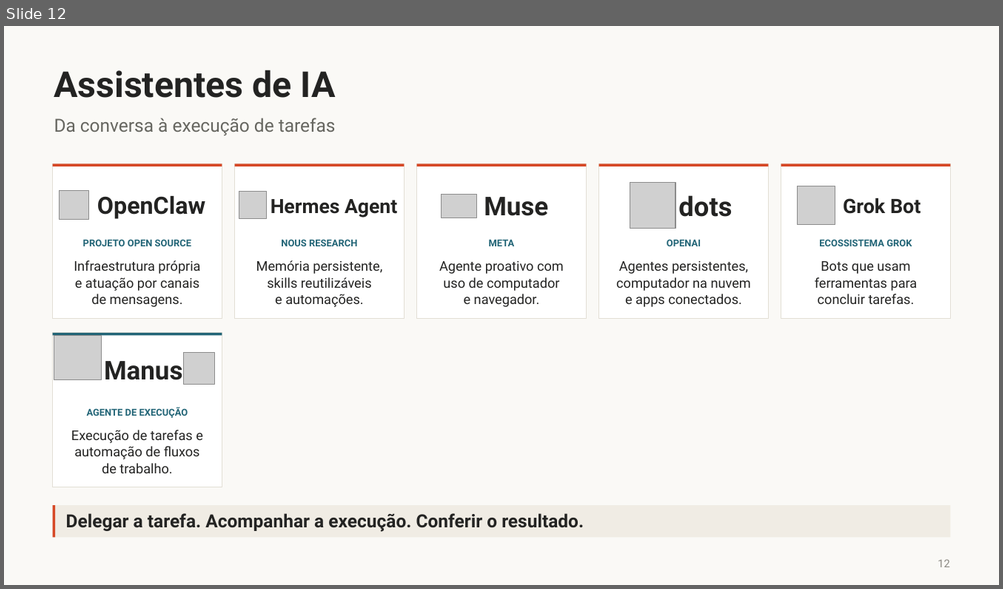
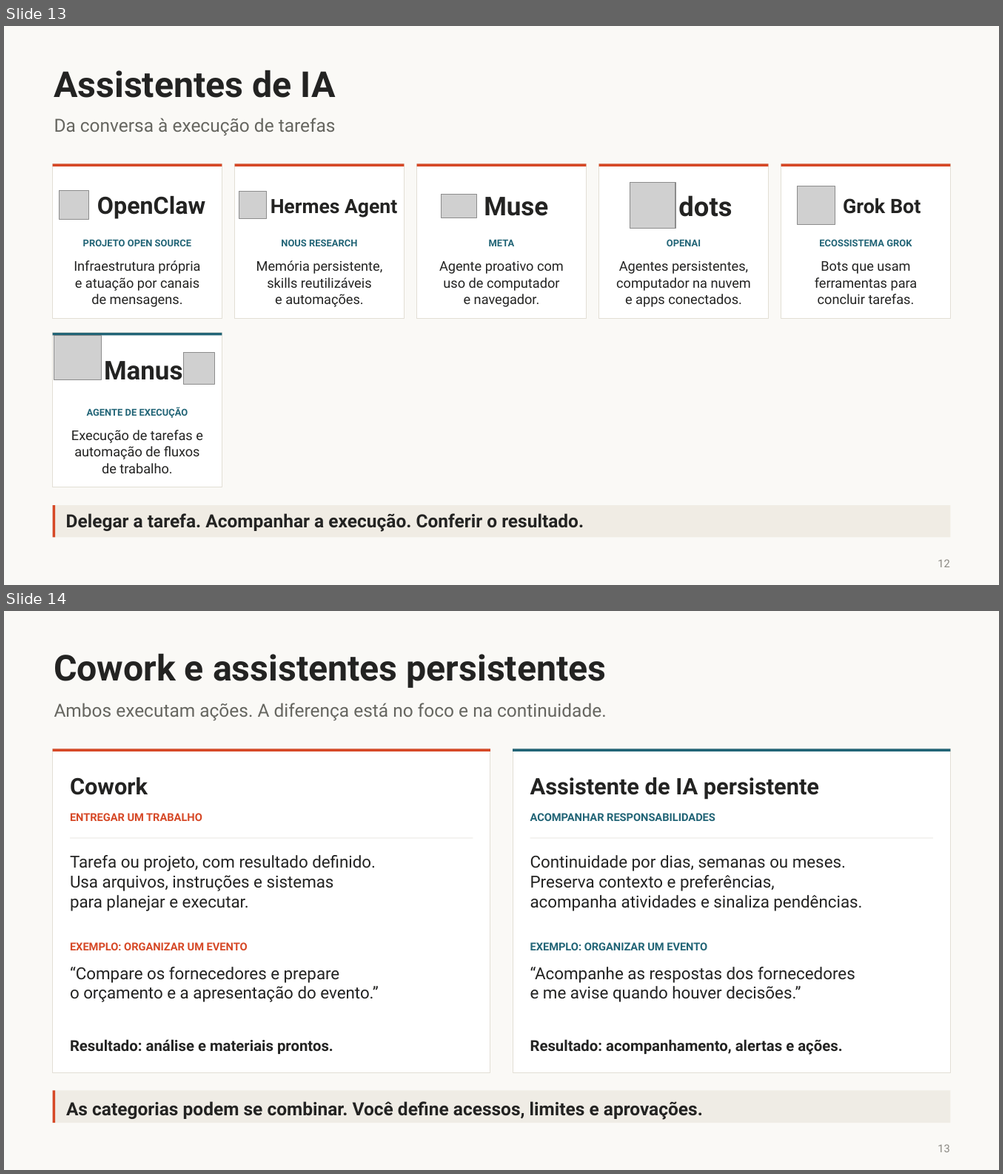
Before and after one commit to LawrenceTeixeira/Secretariado, a slide deck: Lawrence Teixeira - Agentes de IA.pptx. Shown one above the other, each under a label of ours: slide 12 before the commit, slides 13 and 14 after it. The pictures are 1003x589 and 1003x1174 pixels, drawn with LibreOffice and Linux fonts; fonts in the diff are those of the drawing; grey boxes stand for pictures. Boxes give left, top, right and bottom in pixels: in the first picture for what was removed or moved away, otherwise in the second. Text is boxed around its words. In the diff, an @@ line names an element or a change of style, - is before the commit and + after.

```diff
--- a/Lawrence Teixeira - Agentes de IA.pptx
+++ b/Lawrence Teixeira - Agentes de IA.pptx
@@ slide 14 added at (4, 611, 999, 1170), background #FAF9F6 @@
@@ text added at (54, 653, 606, 688), 34.5 pt, text #232322, bold @@
+Cowork e assistentes persistentes
@@ text added at (54, 703, 606, 721), 17.5 pt, text #666660 @@
+Ambos executam ações. A diferença está no foco e na continuidade.
@@ rectangle added at (53, 749, 490, 1073), fill #FFFFFF, outline #E2DED5 0.65 pt @@
@@ rectangle added at (53, 749, 490, 752), fill #D64826 @@
@@ rectangle added at (513, 749, 950, 1073), fill #FFFFFF, outline #E2DED5 0.65 pt @@
@@ rectangle added at (513, 749, 950, 752), fill #216476 @@
@@ text added at (70, 777, 148, 795), 22 pt, text #232322, bold @@
+Cowork
@@ text added at (530, 777, 819, 800), 22 pt, text #232322, bold @@
+Assistente de IA persistente
@@ text added at (70, 813, 202, 821), 10.5 pt, text #D64826, bold @@
+ENTREGAR UM TRABALHO
@@ text added at (530, 813, 715, 821), 10.5 pt, text #216476, bold @@
+ACOMPANHAR RESPONSABILIDADES
@@ rectangle added at (70, 838, 472, 839), fill #E2DED5 @@
@@ rectangle added at (530, 838, 933, 839), fill #E2DED5 @@
@@ text added at (70, 855, 375, 911), 16 pt, text #232322 @@
+Tarefa ou projeto, com resultado definido.
+Usa arquivos, instruções e sistemas
+para planejar e executar.
@@ text added at (530, 855, 862, 911), 16 pt, text #232322 @@
+Continuidade por dias, semanas ou meses.
+Preserva contexto e preferências,
+acompanha atividades e sinaliza pendências.
@@ text added at (70, 943, 247, 951), 10.5 pt, text #D64826, bold @@
+EXEMPLO: ORGANIZAR UM EVENTO
@@ text added at (530, 943, 707, 951), 10.5 pt, text #216476, bold @@
+EXEMPLO: ORGANIZAR UM EVENTO
@@ text added at (70, 967, 378, 1002), 16 pt, text #232322 @@
+“Compare os fornecedores e prepare
+o orçamento e a apresentação do evento.”
@@ text added at (530, 967, 855, 1002), 16 pt, text #232322 @@
+“Acompanhe as respostas dos fornecedores
+e me avise quando houver decisões.”
@@ text added at (70, 1039, 333, 1054), 14.5 pt, text #232322, bold @@
+Resultado: análise e materiais prontos.
@@ text added at (530, 1039, 842, 1055), 14.5 pt, text #232322, bold @@
+Resultado: acompanhamento, alertas e ações.
@@ rectangle added at (53, 1091, 950, 1123), fill #EFECE5 @@
@@ rectangle added at (53, 1091, 56, 1123), fill #D64826 @@
@@ text added at (66, 1102, 703, 1120), 17.5 pt, text #232322, bold @@
+As categorias podem se combinar. Você define acessos, limites e aprovações.
@@ text added at (937, 1145, 949, 1153), 10.5 pt, text #8A8882 @@
+13
@@ what was slide 12 is now slide 13 @@
```
Also in this commit, not shown: 13 slides changed, 1 other slide added.
